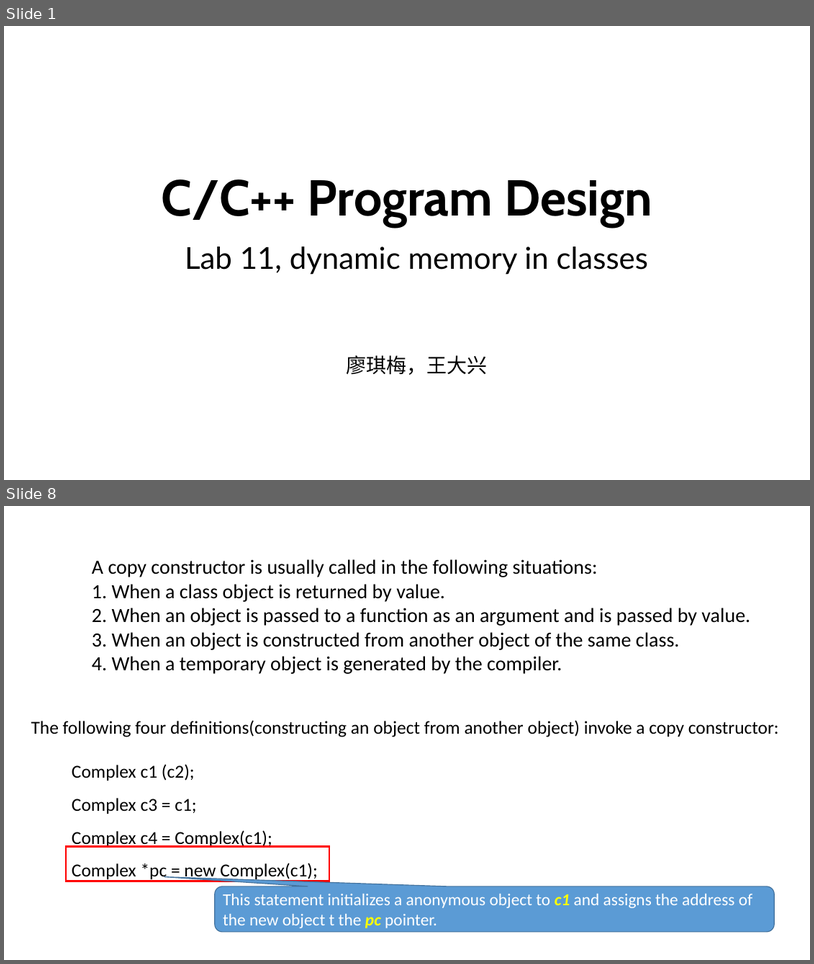
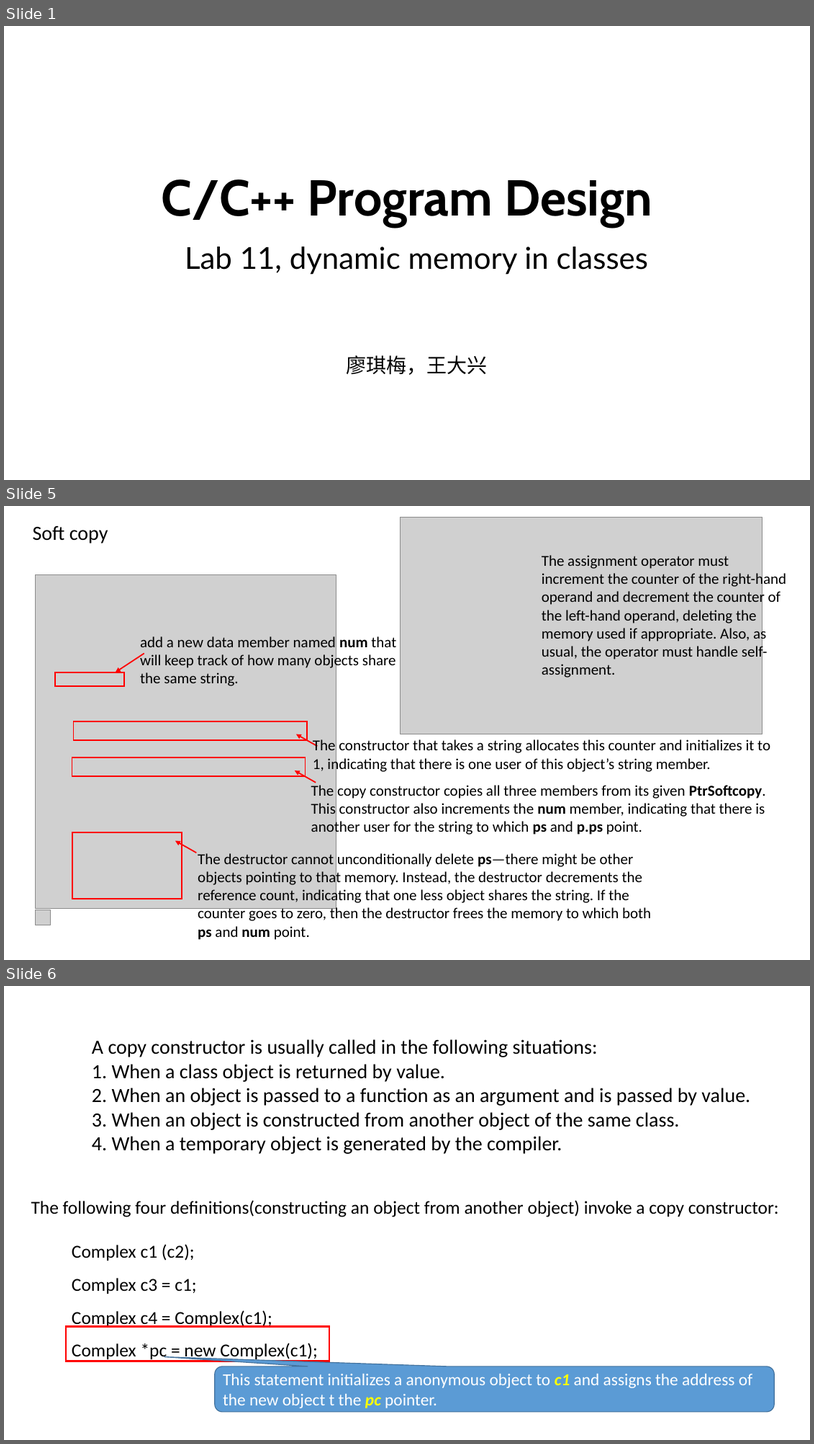
Before and after one commit to ShiqiYu/CPP, a slide deck: week11/Lab11.pptx. Shown one above the other, each under a label of ours: slides 1 and 8 before the commit, slides 1, 5 and 6 after it; the slides between them are not shown. The pictures are 814x964 and 814x1444 pixels, drawn with LibreOffice and Linux fonts; fonts in the diff are those of the drawing; grey boxes stand for pictures; background and template pictures are left out. Boxes give left, top, right and bottom in pixels: in the first picture for what was removed or moved away, otherwise in the second. Text is boxed around its words. In the diff, an @@ line names an element or a change of style, - is before the commit and + after.

```diff
--- a/week11/Lab11.pptx
+++ b/week11/Lab11.pptx
@@ slide 5 added at <box>4,506,810,960</box>, background #FFFFFF @@
@@ text added at <box>33,525,108,543</box>, 24 pt, text #000000 @@
+Soft copy
@@ picture added at <box>401,518,763,734</box> @@
@@ text added at <box>542,555,787,677</box>, 18 pt, text #000000 @@
+The assignment operator must increment the counter of the right-hand operand and decrement the counter of the left-hand operand, deleting the memory used if appropriate. Also, as usual, the operator must handle self-assignment.
@@ picture added at <box>36,575,337,908</box> @@
@@ arrow added from (144, 653) to (116, 672), #FF0000 1.5 pt @@
@@ text added at <box>140,636,396,686</box>, 18 pt, text #000000 @@
+add a new data member named num that will keep track of how many objects share the same string.
@@ rectangle added at <box>55,672,124,686</box>, outline #FF0000 1.5 pt @@
@@ rectangle added at <box>74,721,307,740</box>, outline #FF0000 1.5 pt @@
@@ arrow added from (317, 746) to (296, 734), #FF0000 1.5 pt @@
@@ text added at <box>313,739,771,773</box>, 18 pt, text #000000 @@
+The constructor that takes a string allocates this counter and initializes it to 1, indicating that there is one user of this object’s string member.
@@ rectangle added at <box>72,758,305,777</box>, outline #FF0000 1.5 pt @@
@@ arrow added from (316, 782) to (295, 770), #FF0000 1.5 pt @@
@@ text added at <box>311,782,766,836</box>, 18 pt, text #000000 @@
+The copy constructor copies all three members from its given PtrSoftcopy. This constructor also increments the num member, indicating that there is another user for the string to which ps and p.ps point.
@@ rectangle added at <box>72,833,182,898</box>, outline #FF0000 1.5 pt @@
@@ arrow added from (196, 852) to (175, 841), #FF0000 1.5 pt @@
@@ text added at <box>198,853,651,939</box>, 18 pt, text #000000 @@
+The destructor cannot unconditionally delete ps—there might be other objects pointing to that memory. Instead, the destructor decrements the reference count, indicating that one less object shares the string. If the counter goes to zero, then the destructor frees the memory to which both ps and num point.
@@ picture added at <box>36,909,51,924</box> @@
@@ what was slide 8 is now slide 6 @@
```
Also in this commit, not shown: 2 slides changed, 1 other slide added, 14 slides removed.
